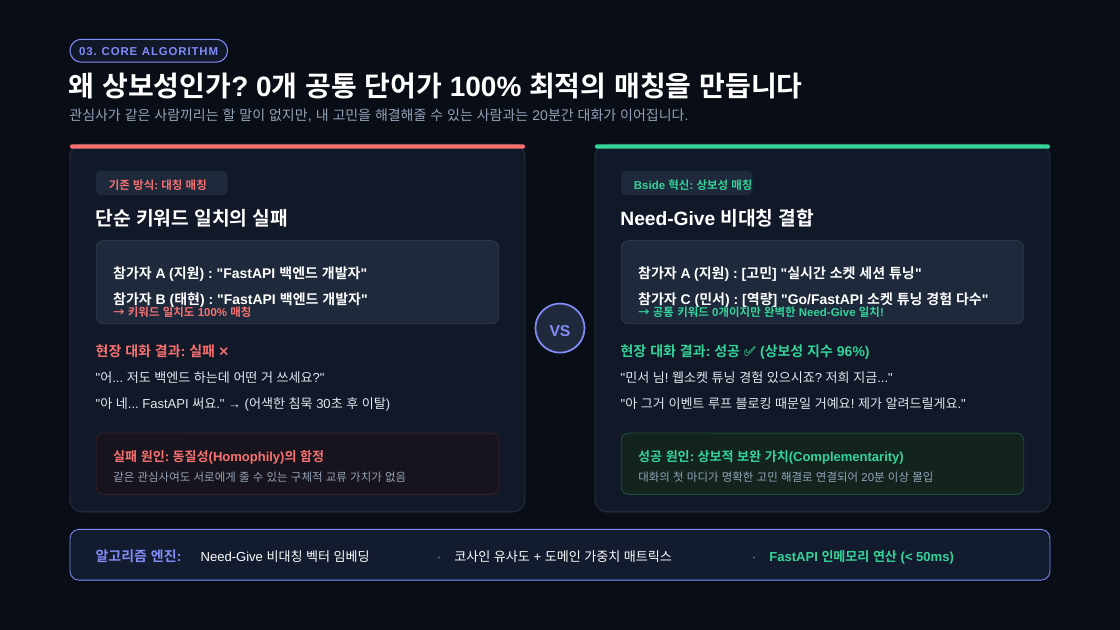
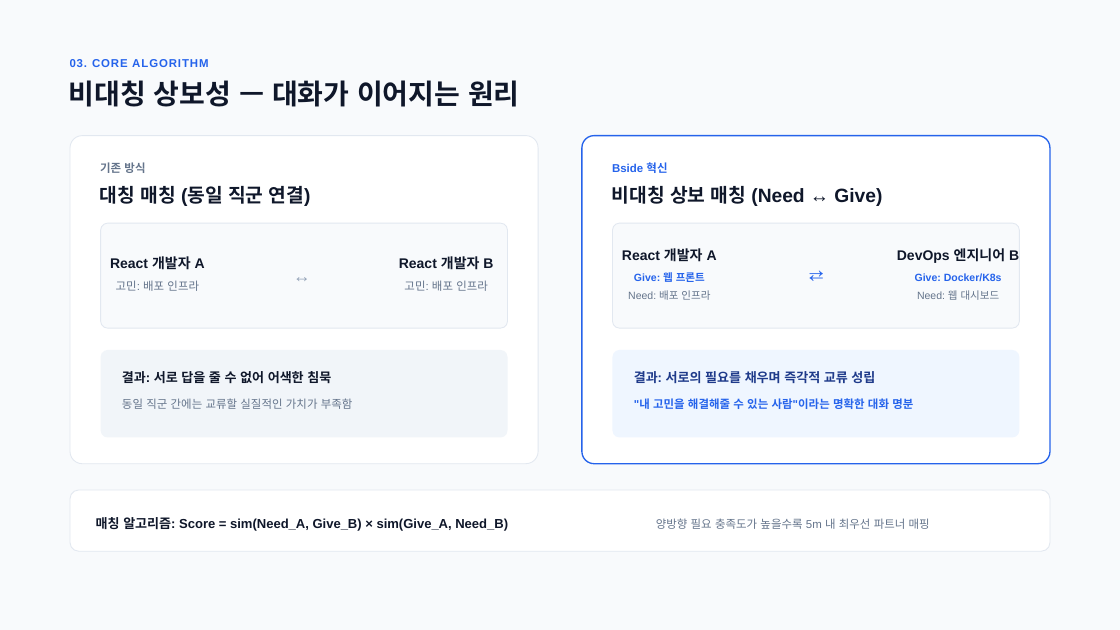
Before and after one commit to lim010111/bside, a slide deck: slide 4 of presentation/Bside_Presentation_Master.pptx. Drawn at 1120x630 pixels with LibreOffice and Linux fonts; fonts in the diff are those of the drawing. Boxes give left, top, right and bottom in pixels: in the first picture for what was removed or moved away, otherwise in the second. Text is boxed around its words. In the diff, an @@ line names an element or a change of style, - is before the commit and + after.

Commit message:
style(presentation): 밝고 모던한 라이트 테마 리디자인 및 텍스트 다이어트, 대본 정비

```diff
--- a/presentation/Bside_Presentation_Master.pptx
+++ b/presentation/Bside_Presentation_Master.pptx
@@ background #090D16 to #F8FAFC @@
@@ text "03. CORE ALGORITHM": place and size @@
-text "03. CORE ALGORITHM" at [79, 47, 218, 55]
+text "03. CORE ALGORITHM" at [70, 59, 208, 67]
@@ text "03. CORE ALGORITHM" at [70, 59, 208, 67]: text colour #818CF8 to #2563EB; alignment centre to left @@
@@ rounded rectangle removed at [70, 39, 228, 62] @@
@@ text removed at [69, 72, 803, 99] @@
-왜 상보성인가? 0개 공통 단어가 100% 최적의 매칭을 만듭니다
@@ text added at [69, 80, 520, 107], 24 pt, text #0F172A, bold @@
+비대칭 상보성 — 대화가 이어지는 원리
@@ text removed at [69, 108, 688, 122] @@
-관심사가 같은 사람끼리는 할 말이 없지만, 내 고민을 해결해줄 수 있는 사람과는 20분간 대화가 이어집니다.
@@ rounded rectangle: place and size @@
-rounded rectangle at [70, 145, 525, 513]
+rounded rectangle at [70, 135, 538, 464]
@@ rounded rectangle at [70, 135, 538, 464]: fill #111827 to #FFFFFF; outline #1F2937 1.13 pt to #E2E8F0 0.75 pt; proportions changed @@
@@ rounded rectangle: place and size @@
-rounded rectangle at [595, 145, 1050, 513]
+rounded rectangle at [582, 135, 1050, 464]
@@ rounded rectangle at [582, 135, 1050, 464]: fill #111827 to #FFFFFF; outline #1F2937 1.13 pt to #2563EB 1.13 pt; proportions changed @@
@@ text at [100, 162, 145, 173]: text changed; text colour #F87171 to #64748B @@
-기존 방식: 대칭 매칭
+기존 방식
@@ text at [612, 162, 667, 173]: text changed; text colour #34D399 to #2563EB @@
-Bside 혁신: 상보성 매칭
+Bside 혁신
@@ rounded rectangle: place and size @@
-rounded rectangle at [70, 145, 525, 149]
+rounded rectangle at [101, 223, 507, 329]
@@ rounded rectangle at [101, 223, 507, 329]: fill #F87171 to #F8FAFC; outline none to #E2E8F0 0.75 pt; proportions changed @@
@@ group added at [100, 186, 1019, 329]: 13 texts, 1 rounded rectangle @@
+대칭 매칭 (동일 직군 연결)
+React 개발자 A
+고민: 배포 인프라
+↔
+React 개발자 B
+고민: 배포 인프라
+비대칭 상보 매칭 (Need ↔ Give)
+React 개발자 A
+Give: 웹 프론트
+Need: 배포 인프라
+⇄
+DevOps 엔지니어 B
+Give: Docker/K8s
@@ text at [917, 290, 1000, 300]: text changed; size 16.5 to 9 pt; text colour #FFFFFF to #64748B; bold off @@
-Need-Give 비대칭 결합
+Need: 웹 대시보드
@@ rounded rectangle: place and size @@
-rounded rectangle at [97, 434, 499, 495]
+rounded rectangle at [101, 350, 507, 438]
@@ rounded rectangle at [101, 350, 507, 438]: fill #18141D to #F1F5F9; outline #37202B 0.75 pt to none; proportions changed @@
@@ rounded rectangle: place and size @@
-rounded rectangle at [622, 240, 1024, 323]
+rounded rectangle at [613, 350, 1019, 438]
@@ rounded rectangle at [613, 350, 1019, 438]: fill #1E293B to #EFF6FF; outline #2D3748 0.75 pt to none; proportions changed @@
@@ text at [122, 371, 331, 384]: text changed; size 12 to 11.2 pt; text colour #F87171 to #0F172A @@
-현장 대화 결과: 실패 ❌
+결과: 서로 답을 줄 수 없어 어색한 침묵
@@ text at [634, 371, 875, 383]: text changed; size 12 to 11.2 pt; text colour #FFFFFF to #1E3A8A @@
-참가자 A (지원) : [고민] "실시간 소켓 세션 튜닝"
-참가자 C (민서) : [역량] "Go/FastAPI 소켓 튜닝 경험 다수"
+결과: 서로의 필요를 채우며 즉각적 교류 성립
@@ text at [122, 398, 353, 409]: text changed; size 11.2 to 9.8 pt; text colour #E2E8F0 to #64748B @@
-"어... 저도 백엔드 하는데 어떤 거 쓰세요?"
+동일 직군 간에는 교류할 실질적인 가치가 부족함
@@ text at [634, 398, 913, 409]: text changed; text colour #34D399 to #2563EB @@
-→ 공통 키워드 0개이지만 완벽한 Need-Give 일치!
+"내 고민을 해결해줄 수 있는 사람"이라는 명확한 대화 명분
@@ group removed at [95, 145, 1050, 495]: 12 texts, 5 rounded rectangles, 1 ellipse @@
-단순 키워드 일치의 실패
-참가자 A (지원) : "FastAPI 백엔드 개발자"
-참가자 B (태현) : "FastAPI 백엔드 개발자"
-→ 키워드 일치도 100% 매칭
-"아 네... FastAPI 써요." → (어색한 침묵 30초 후 이탈)
-실패 원인: 동질성(Homophily)의 함정
-같은 관심사여도 서로에게 줄 수 있는 구체적 교류 가치가 없음
-VS
-현장 대화 결과: 성공 ✅ (상보성 지수 96%)
-"민서 님! 웹소켓 튜닝 경험 있으시죠? 저희 지금..."
-"아 그거 이벤트 루프 블로킹 때문일 거예요! 제가 알려드릴게요."
-성공 원인: 상보적 보완 가치(Complementarity)
-대화의 첫 마디가 명확한 고민 해결로 연결되어 20분 이상 몰입
@@ rounded rectangle: place and size @@
-rounded rectangle at [70, 529, 1050, 580]
+rounded rectangle at [70, 490, 1050, 551]
@@ rounded rectangle at [70, 490, 1050, 551]: fill #131B2E to #FFFFFF; outline #818CF8 0.75 pt to #E2E8F0 0.75 pt; proportions changed @@
@@ text added at [96, 517, 508, 531], 11.2 pt, text #0F172A, bold @@
+매칭 알고리즘: Score = sim(Need_A, Give_B) × sim(Give_A, Need_B)
@@ text added at [656, 518, 930, 529], 9.8 pt, text #64748B @@
+양방향 필요 충족도가 높을수록 5m 내 최우선 파트너 매핑
@@ group removed at [96, 548, 954, 568]: 6 texts @@
-알고리즘 엔진:
-Need-Give 비대칭 벡터 임베딩
-·
-코사인 유사도 + 도메인 가중치 매트릭스
-·
-FastAPI 인메모리 연산 (< 50ms)
```
Also in this commit, not shown: 8 other slides changed, 1 slide added, 1 slide removed, 2 other files.
